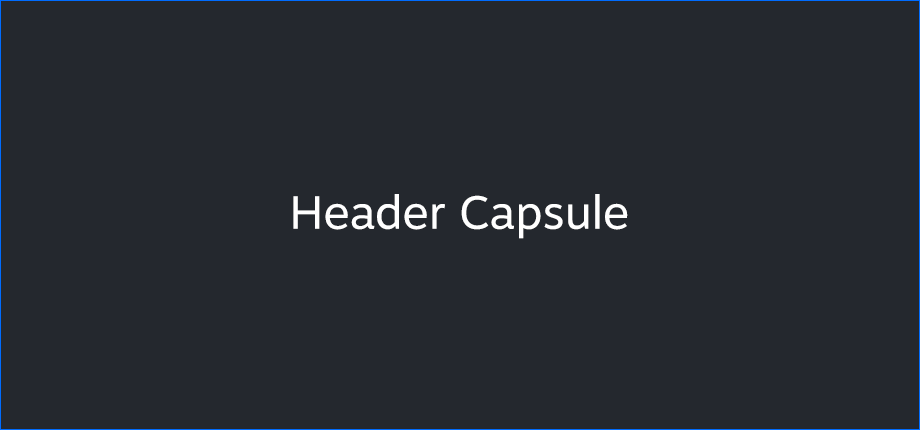
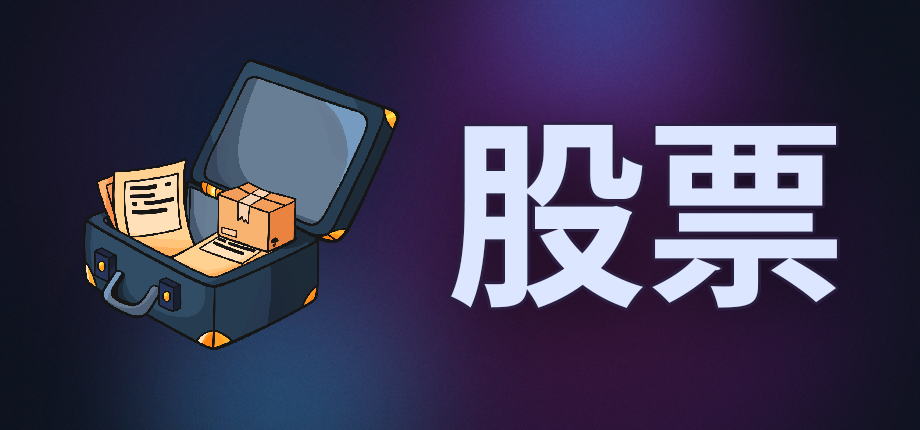
Layered file, before and after one edit (920×430). Changes by layer:
hid group "Placeholder FPO" (18 layers) over [0, 0, 224, 224]
added layer "股票" in group "art" over [451, 124, 837, 308]
added layer "client_icon_tr" in group "art" over [83, 59, 400, 350]
added layer "store_page_background" in group "art" over [0, 0, 920, 430]
hid group "Template TURN OFF" (2 layers) over [0, 0, 920, 430]